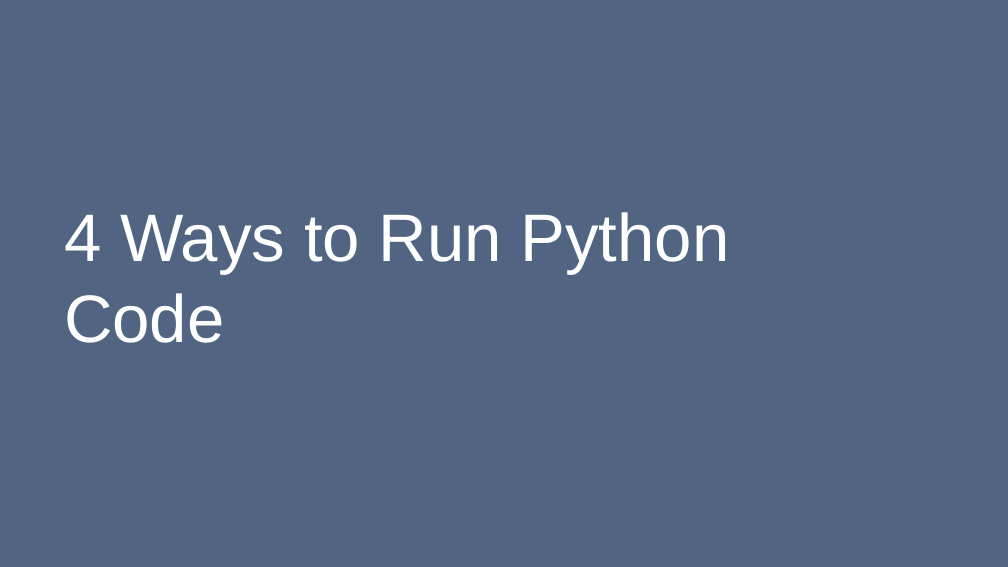
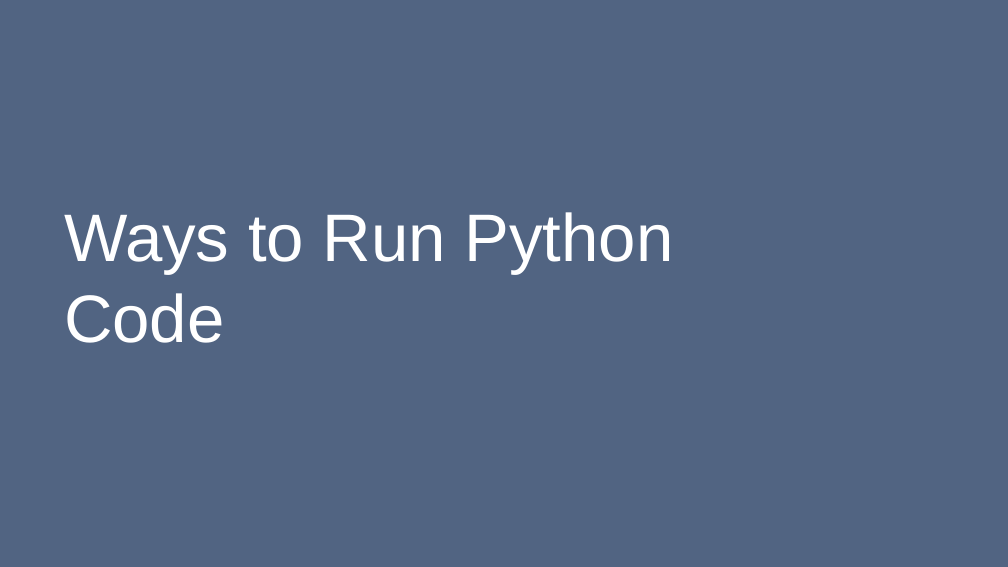
Before and after one commit to bodacea/datascienceforbeginners, a slide deck: slide 9 of Session 02 Python Basics.ppt (slide 7 before the commit). Drawn at 1008x567 pixels with LibreOffice and Linux fonts; fonts in the diff are those of the drawing. Boxes give left, top, right and bottom in pixels: in the first picture for what was removed or moved away, otherwise in the second. Text is boxed around its words. In the diff, an @@ line names an element or a change of style, - is before the commit and + after.

```diff
--- a/Session 02 Python Basics.ppt
+++ b/Session 02 Python Basics.ppt
@@ title at bbox=[64, 212, 674, 343]: text changed @@
-4 Ways to Run Python Code
+Ways to Run Python Code
```
Also in this commit, not shown: 25 other slides changed, 8 slides added, 5 slides removed.
